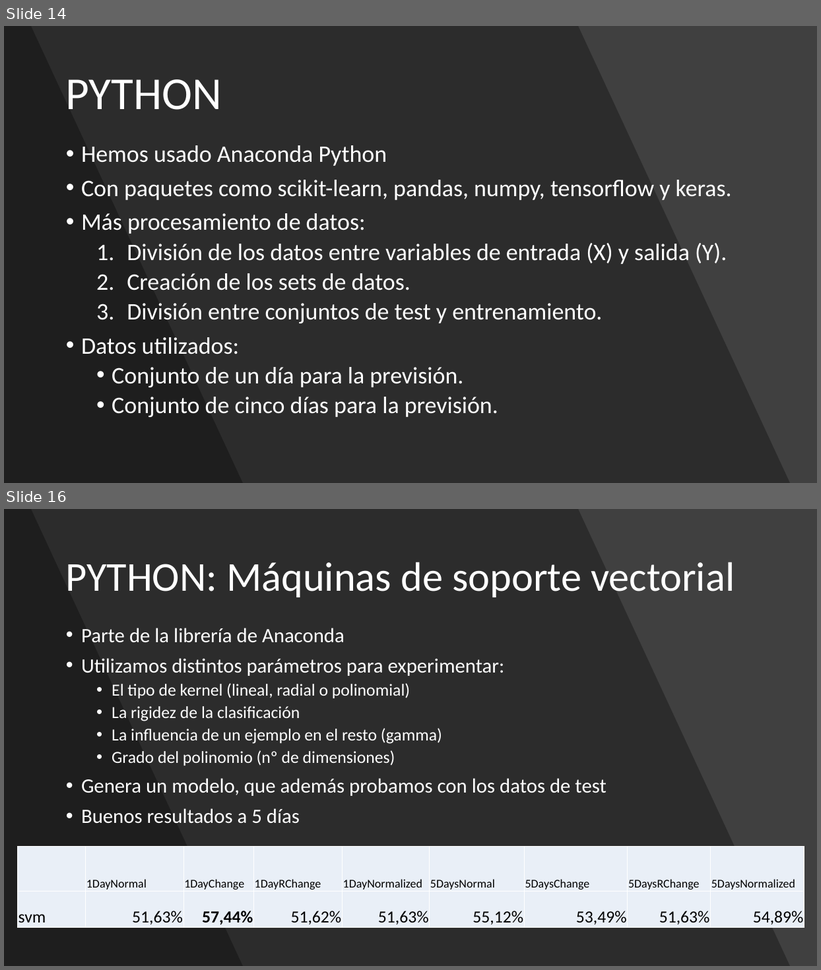
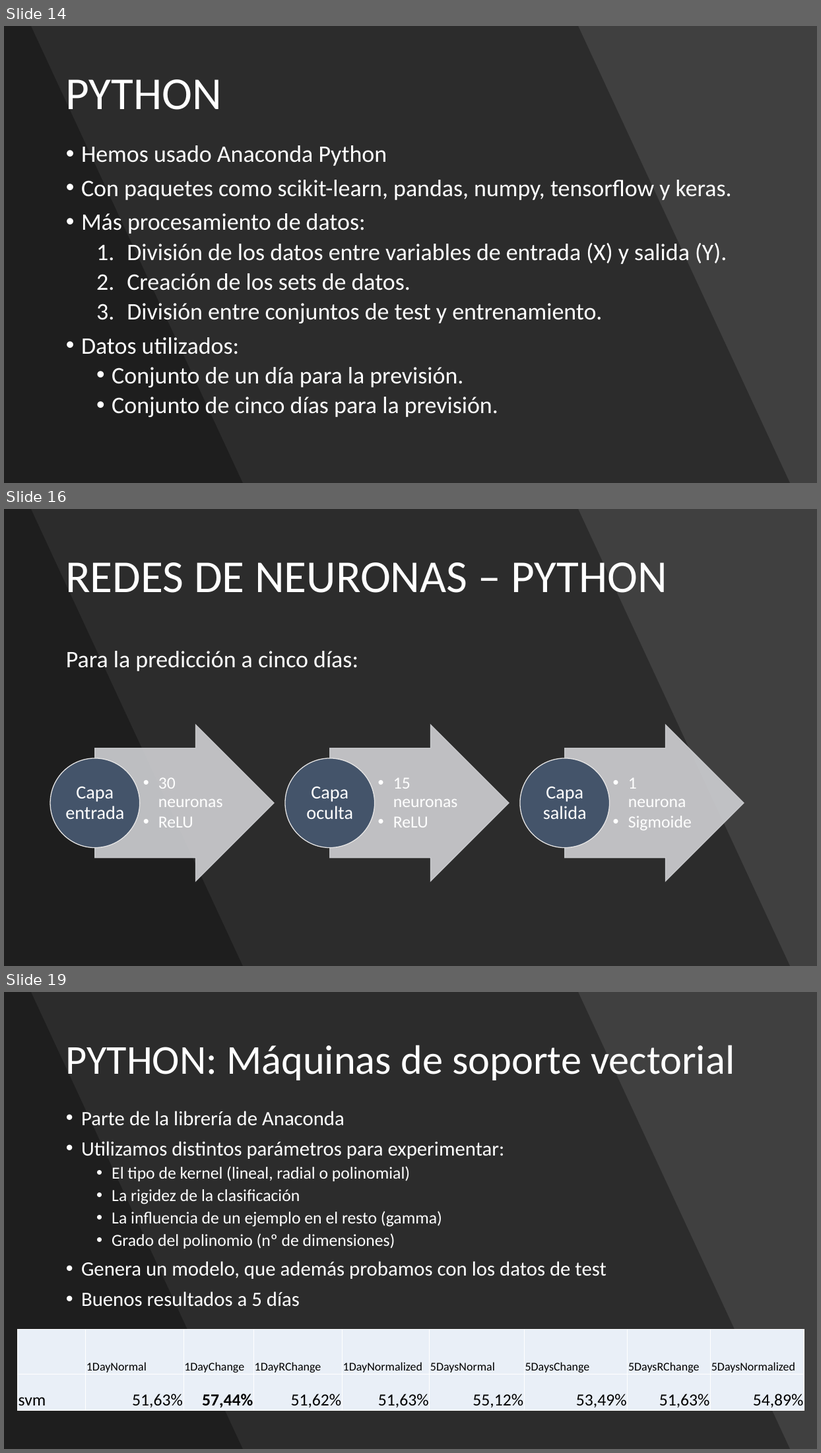
Before and after one commit to adrigrillo/IBEXPredictor, a slide deck: docs/PresentacionFinal.pptx. Shown one above the other, each under a label of ours: slides 14 and 16 before the commit, slides 14, 16 and 19 after it; the slides between them are not shown. The pictures are 821x970 and 821x1453 pixels, drawn with LibreOffice and Linux fonts; fonts in the diff are those of the drawing; background and template pictures are left out. Boxes give left, top, right and bottom in pixels: in the first picture for what was removed or moved away, otherwise in the second. Text is boxed around its words. In the diff, an @@ line names an element or a change of style, - is before the commit and + after.

```diff
--- a/docs/PresentacionFinal.pptx
+++ b/docs/PresentacionFinal.pptx
@@ slide 16 added at (4,509,817,966), background picture (left out) @@
@@ rectangle added at (4,509,817,966), fill #404040 @@
@@ freeform shape added at (4,509,790,966), fill #000000 at 30% opacity @@
@@ freeform shape added at (4,509,243,966), fill #000000 at 30% opacity @@
@@ title added at (65,562,667,593), 54 pt, text #FFFFFF @@
+REDES DE NEURONAS – PYTHON
@@ text added at (66,651,358,671), 28 pt, text #FFFFFF @@
+Para la predicción a cinco días:
@@ group added at (50,725,745,882): 6 texts, 3 right arrows, 3 ellipses @@
+  • 30 neuronas
+  • ReLU
+Capa entrada
+  • 15 neuronas
+  • ReLU
+Capa oculta
+  • 1 neurona
+  • Sigmoide
+Capa salida
@@ what was slide 16 is now slide 19 @@
```
Also in this commit, not shown: 6 slides changed, 3 other slides added, 1 slide removed.
